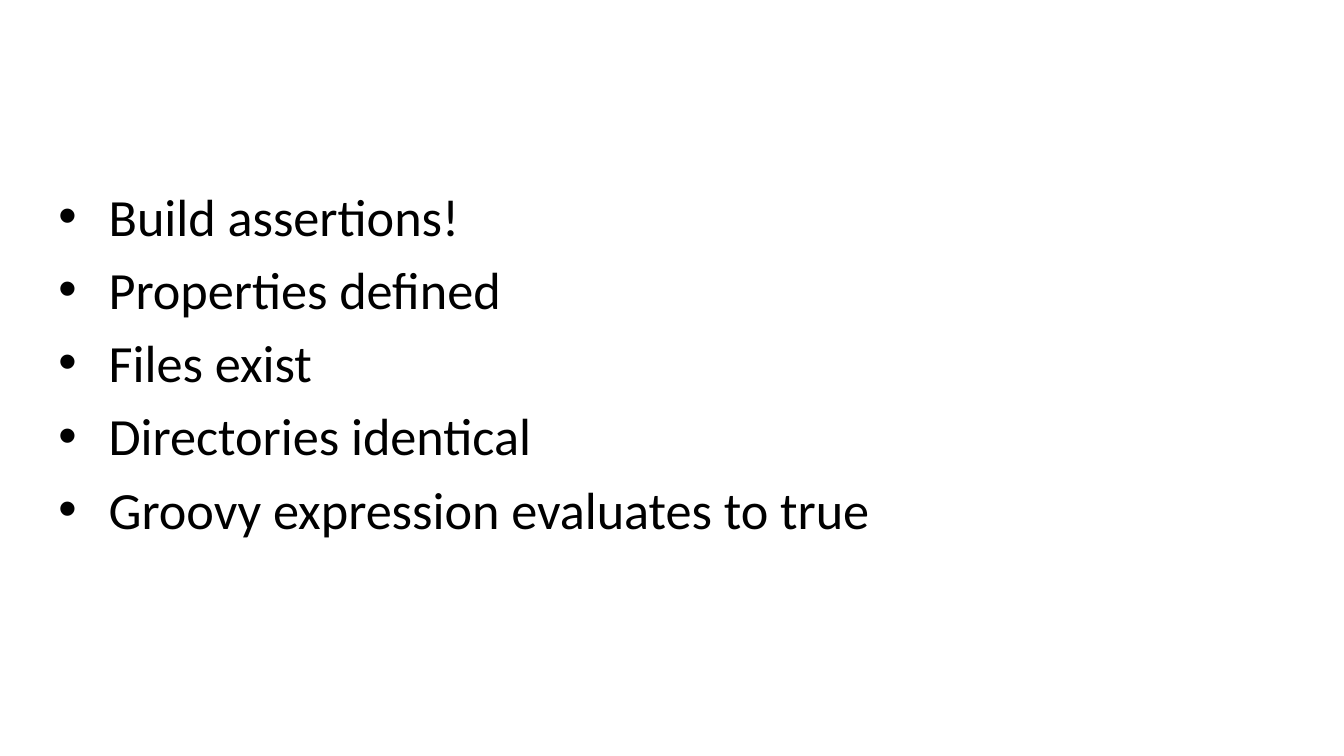
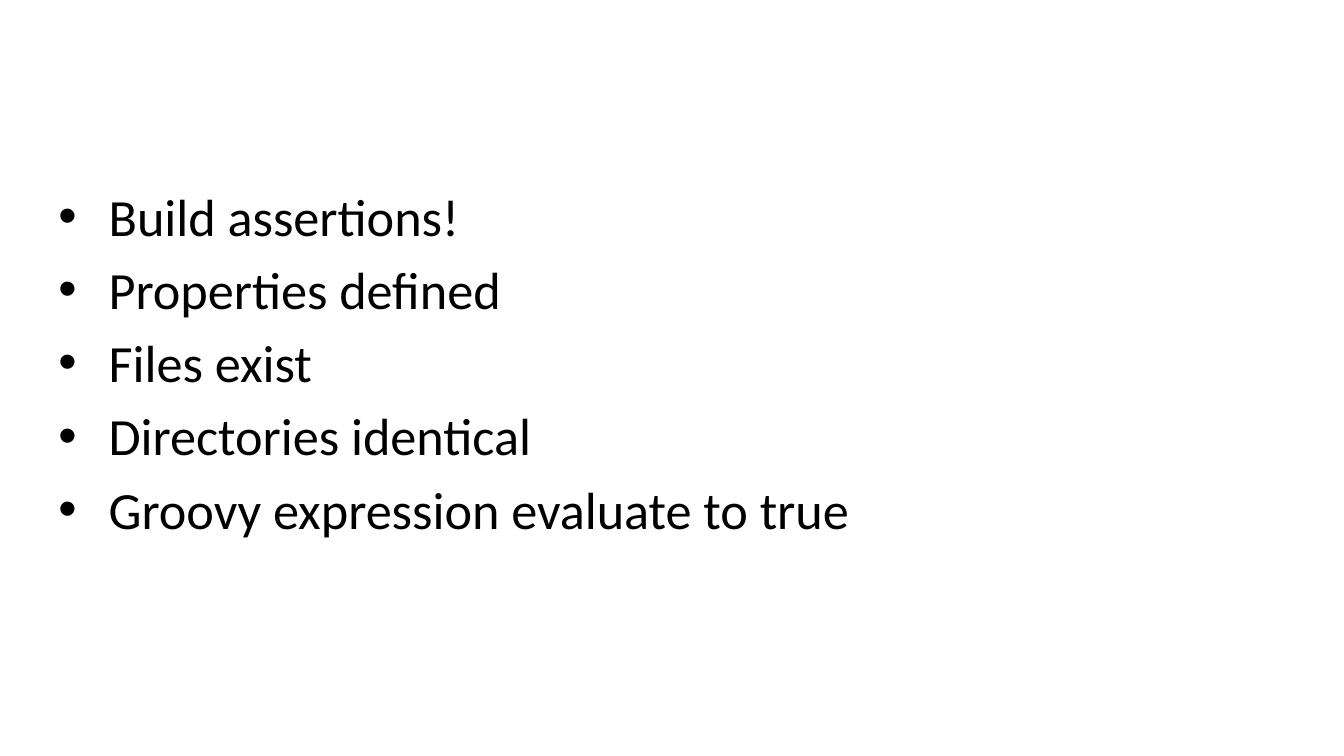
Before and after one commit to evgeny-goldin/maven-plugins, a slide deck: slide 69 of maven-plugins.pptx (slide 56 before the commit). Drawn at 1344x756 pixels with LibreOffice and Linux fonts; fonts in the diff are those of the drawing; background and template pictures are left out. Boxes give left, top, right and bottom in pixels: in the first picture for what was removed or moved away, otherwise in the second. Text is boxed around its words. In the diff, an @@ line names an element or a change of style, - is before the commit and + after.

```diff
--- a/maven-plugins.pptx
+++ b/maven-plugins.pptx
@@ text at [109,492,849,538]: text changed @@
-• Groovy expression evaluates to true
+• Groovy expression evaluate to true
```
Also in this commit, not shown: 5 other slides changed, 13 slides added.
